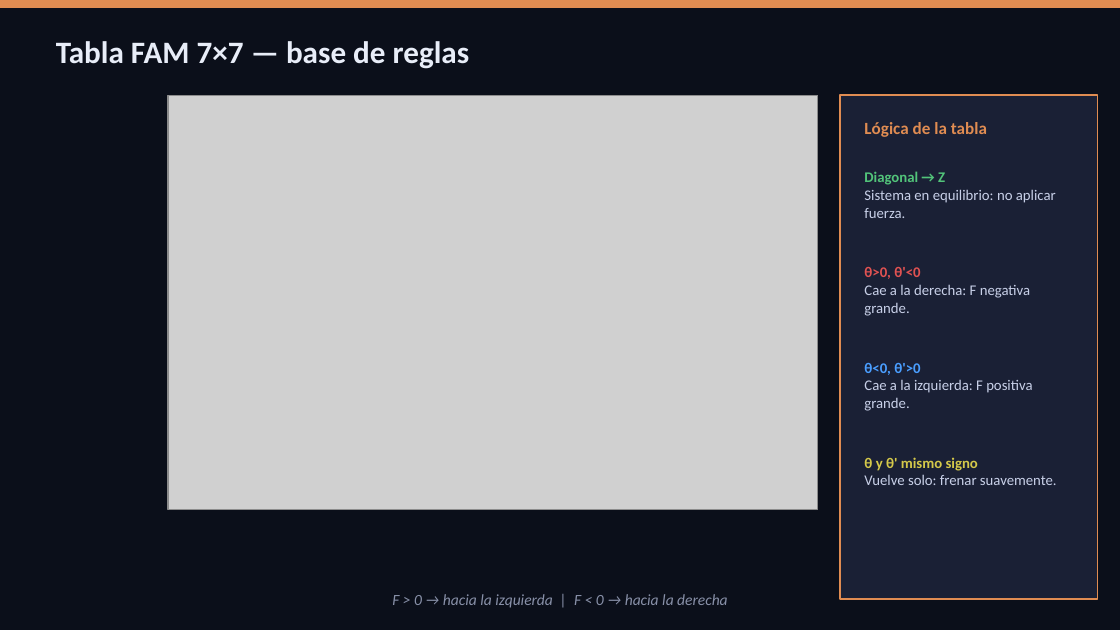
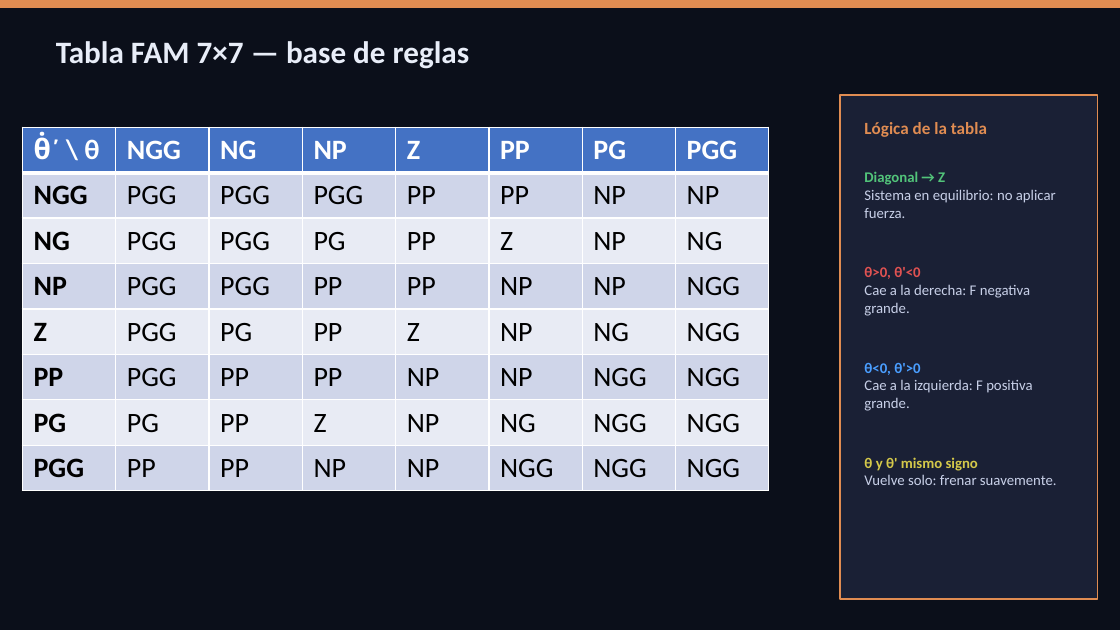
Before and after one commit to Juan-Stella/IA2, a slide deck: slide 10 of Unidad 2/pendulo_fam.pptx. Drawn at 1120x630 pixels with LibreOffice and Linux fonts; fonts in the diff are those of the drawing; grey boxes stand for pictures. Boxes give left, top, right and bottom in pixels: in the first picture for what was removed or moved away, otherwise in the second. Text is boxed around its words. In the diff, an @@ line names an element or a change of style, - is before the commit and + after.

```diff
--- a/Unidad 2/pendulo_fam.pptx
+++ b/Unidad 2/pendulo_fam.pptx
@@ picture removed at bbox=[168, 95, 818, 510] @@
@@ table added at bbox=[22, 128, 766, 491], 8 rows, 8 columns @@
+θ̇´ \ θ | NGG | NG | NP | Z | PP | PG | PGG
+NGG | PGG | PGG | PGG | PP | PP | NP | NP
+NG | PGG | PGG | PG | PP | Z | NP | NG
+NP | PGG | PGG | PP | PP | NP | NP | NGG
+Z | PGG | PG | PP | Z | NP | NG | NGG
+PP | PGG | PP | PP | NP | NP | NGG | NGG
+PG | PG | PP | Z | NP | NG | NGG | NGG
+PGG | PP | PP | NP | NP | NGG | NGG | NGG
@@ text removed at bbox=[392, 594, 728, 608] @@
-F > 0 → hacia la izquierda | F < 0 → hacia la derecha
```
Also in this commit, not shown: 2 other slides changed.
